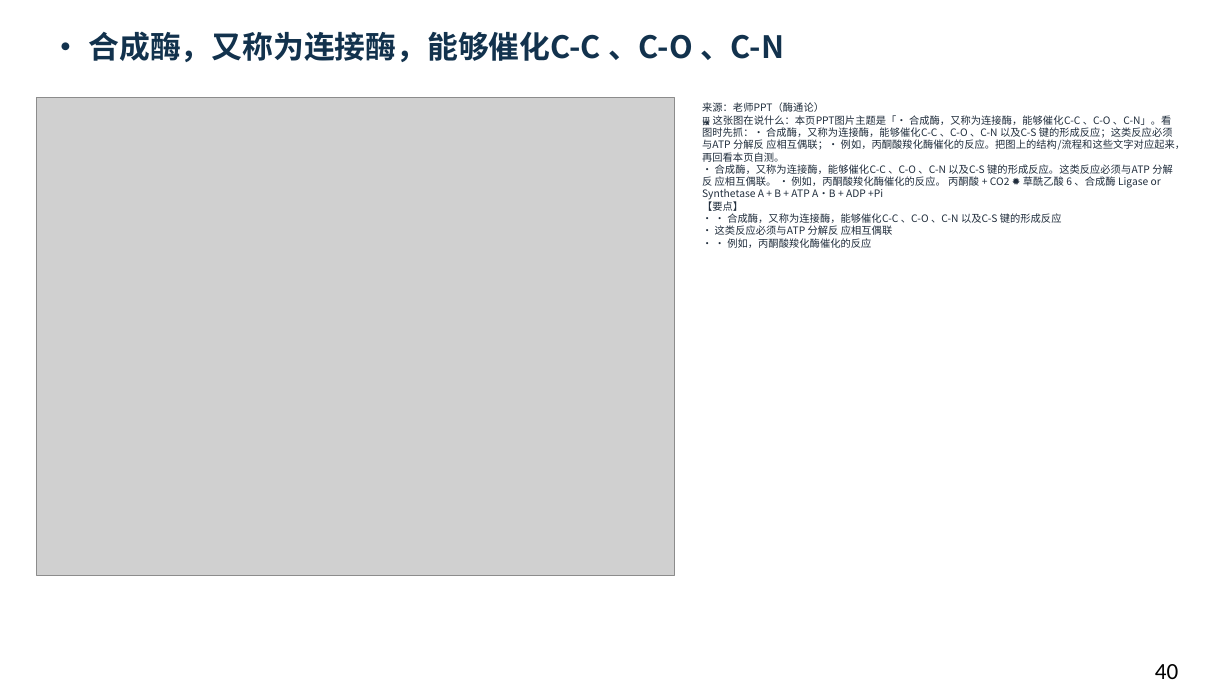
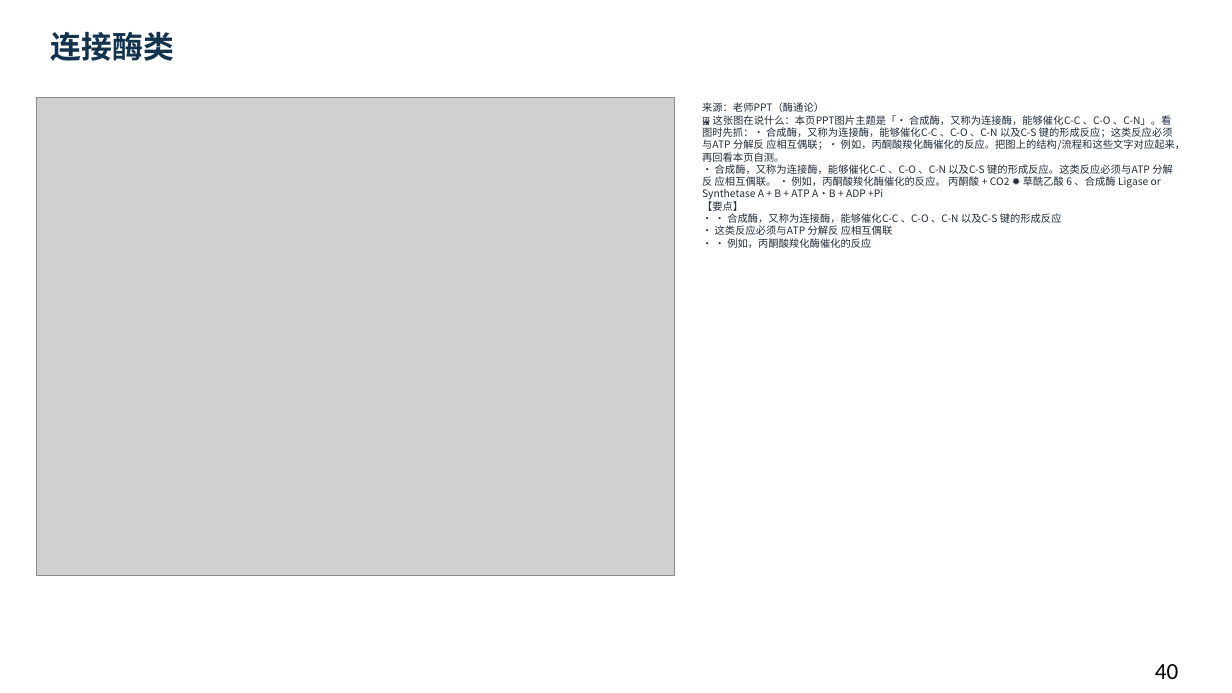
Before and after one commit to newkan-li/Biochemistry, a slide deck: slide 40 of downloads/bc06-ai-style.pptx. Drawn at 1232x693 pixels with LibreOffice and Linux fonts; fonts in the diff are those of the drawing; grey boxes stand for pictures. Boxes give left, top, right and bottom in pixels: in the first picture for what was removed or moved away, otherwise in the second. Text is boxed around its words. In the diff, an @@ line names an element or a change of style, - is before the commit and + after.

```diff
--- a/downloads/bc06-ai-style.pptx
+++ b/downloads/bc06-ai-style.pptx
@@ text at bbox=[51, 32, 174, 61]: text changed @@
-• 合成酶，又称为连接酶，能够催化C-C 、C-O 、C-N
+连接酶类
```
Also in this commit, not shown: 11 other slides changed, 6 slides added, 6 other files.
